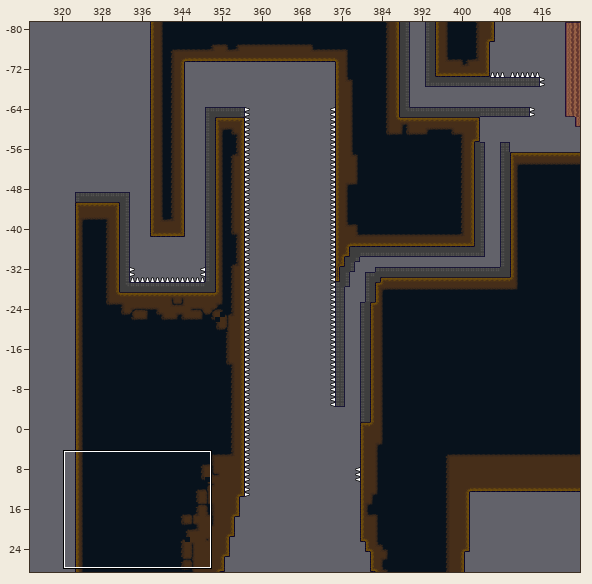
An edit to a level. Tiled map, Assets/Tiled Levels/Level 1.tmx. Above, an overview of the earlier version with the close-up marked.
Close-up. Earlier state:
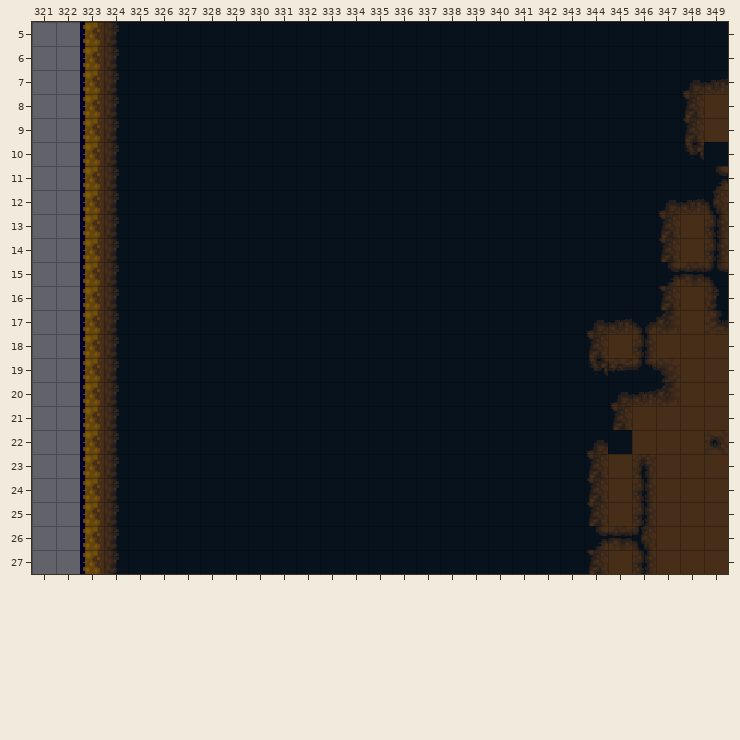
Cells are 16x16 px. Shown: x 321..349, y 5..27. The commit also changed other parts of the map, which this record leaves out.
After:
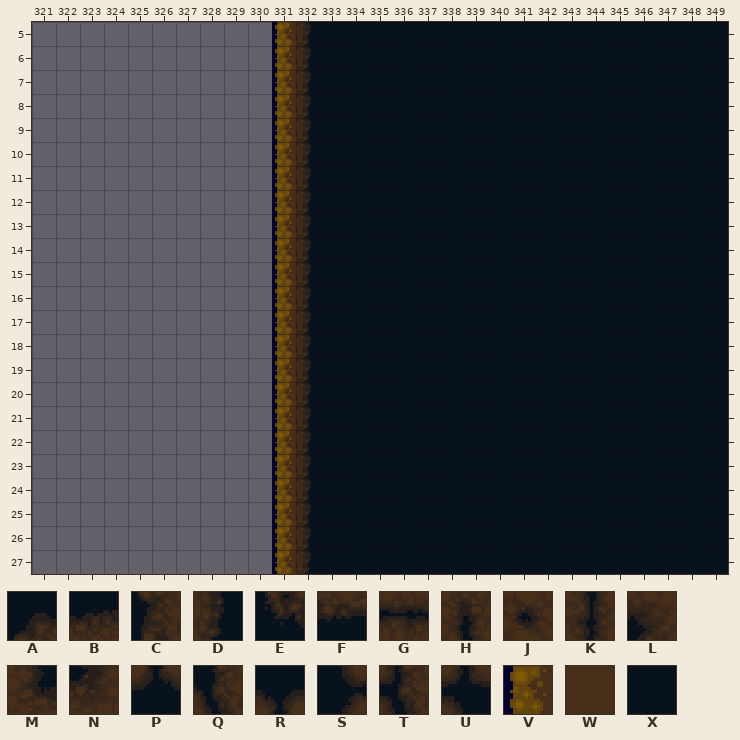
Key: from "Deny Phase 1-2 Transition": A 0, B 1, C 3, D 5, E 6, F 7, G 10, H 12, J 14, K 15, L 17, M 19, N 20, P 33, Q 35, R 36, S 39, T 41, U 43; from "mini_deny_tilemap5": V 16, W 17, X 20.
_ is an empty cell.
Change:
Layer "prototype":
The tile that lay hidden is gone in rows 5 to 27 at x 323 to 330.
Layer "ground":
The author changed tile X to tile D in rows 5 to 27 at x 332.
The author changed tile X to tile V in rows 5 to 27 at x 331.
The author changed tile A to tile X in row 7 at x 348; in row 12 at x 347; in row 17 at x 344; in row 20 at x 345; in row 22 at x 344.
The author changed tile B to tile X in row 7 at x 349; in row 12 at x 348; in row 17 at x 345; in row 20 at x 346.
The author changed tile C to tile X in rows 8 to 9 at x 348; in rows 13 to 14 at x 347; in row 16 at x 347; in row 18 at x 344; in row 21 at x 345; in rows 23 to 25 at x 344.
The author changed tile C to tile X in row 27 at x 344.
The author changed tile D to tile X in row 16 at x 349.
The author changed tile E to tile X in row 10 at x 348; in row 19 at x 344.
The author changed tile F to tile X in row 19 at x 345.
The author changed tile G to tile X in row 15 at x 348; in row 26 at x 345.
The author changed tile H to tile X in row 23 at x 346.
The author changed tile J to tile X in row 22 at x 349.
The author changed tile K to tile X in rows 13 to 14 at x 349; in row 18 at x 346; in rows 24 to 25 at x 346; in row 27 at x 346.
The author changed tile L to tile X in row 19 at x 347.
The author changed tile M to tile X in row 17 at x 349.
The author changed tile N to tile X in row 17 at x 347; in row 20 at x 347.
The author changed tile P to tile X in row 19 at x 346.
The author changed tile Q to tile X in row 12 at x 349.
The author changed tile R to tile X in row 17 at x 346.
The author changed tile S to tile X in row 11 at x 349; in row 15 at x 347; in row 26 at x 344.
The author changed tile T to tile X in row 26 at x 346.
The author changed tile U to tile X in row 15 at x 349.
The author changed tile W to tile X in rows 8 to 9 at x 349; in rows 13 to 14 at x 348; in rows 16 to 17 at x 348; in row 18 at x 345 and 347 to 349; in rows 19 to 20 at x 348 to 349; in row 21 at x 346 to 349.
The author changed tile W to tile X in row 22 at x 346 to 348; in rows 23 to 25 at x 345 and 347 to 349; in row 26 at x 347 to 349; in row 27 at x 345 and 347 to 349.
Tile D is gone in rows 5 to 27 at x 324.
Tile V is gone in rows 5 to 27 at x 323.
Tile X is gone in rows 5 to 27 at x 325 to 330.
